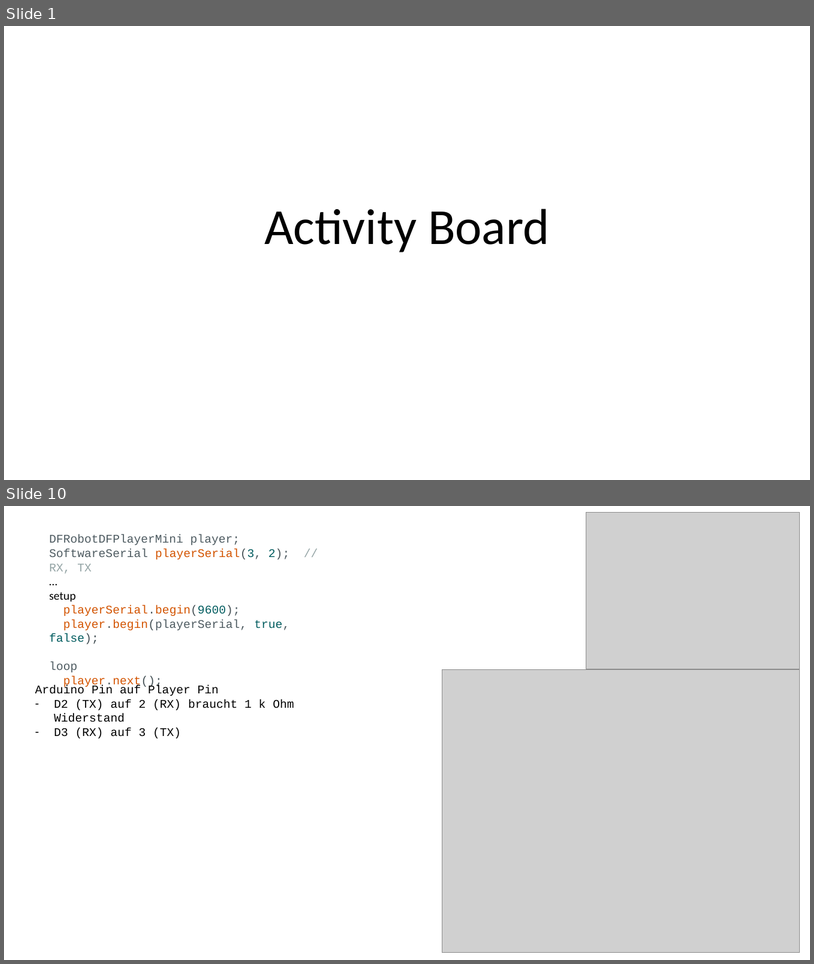
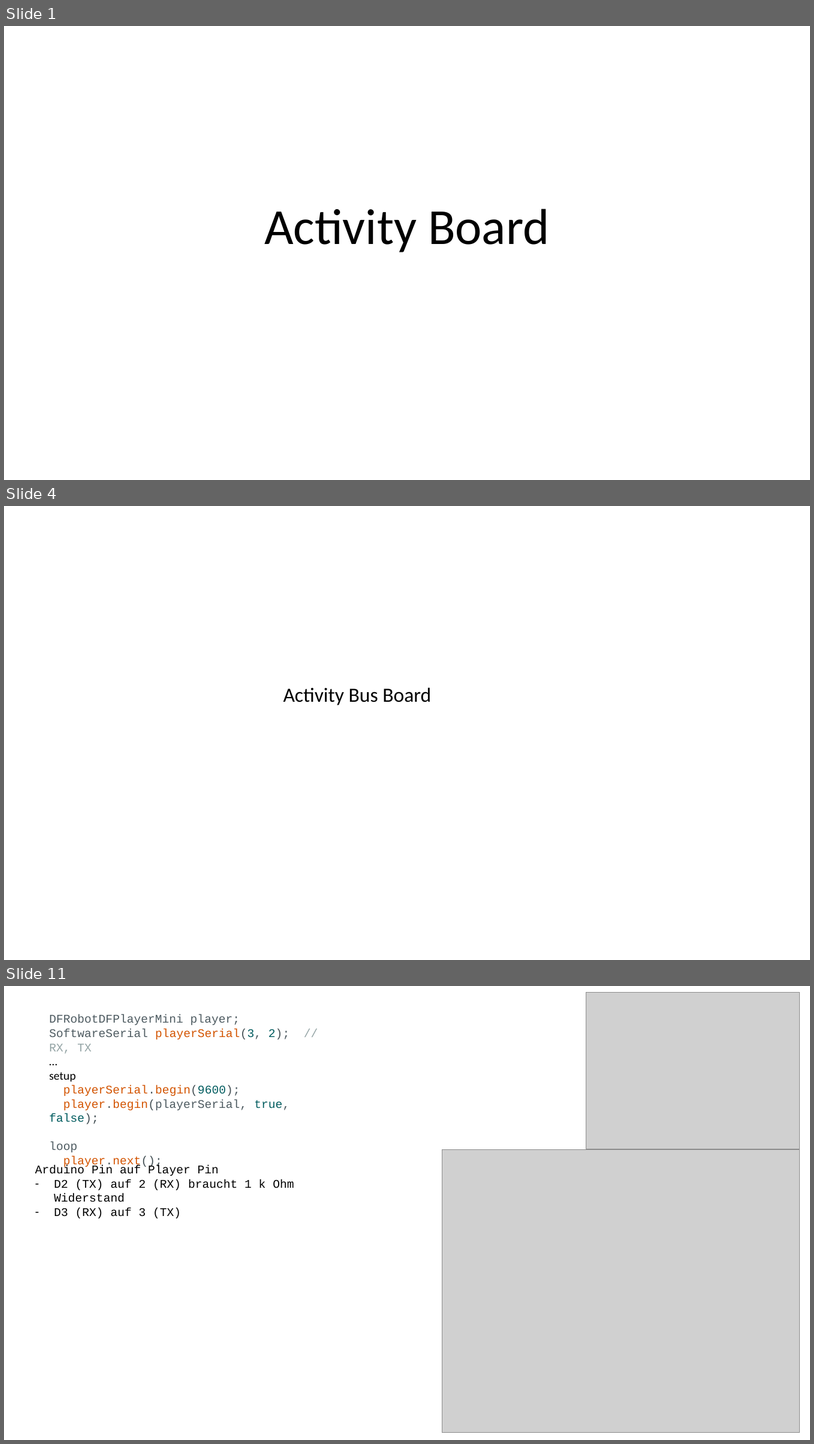
Before and after one commit to jeskes/activityboard, a slide deck: Activityboard.pptx. Shown one above the other, each under a label of ours: slides 1 and 10 before the commit, slides 1, 4 and 11 after it; the slides between them are not shown. The pictures are 814x964 and 814x1444 pixels, drawn with LibreOffice and Linux fonts; fonts in the diff are those of the drawing; grey boxes stand for pictures. Boxes give left, top, right and bottom in pixels: in the first picture for what was removed or moved away, otherwise in the second. Text is boxed around its words. In the diff, an @@ line names an element or a change of style, - is before the commit and + after.

```diff
--- a/Activityboard.pptx
+++ b/Activityboard.pptx
@@ slide 4 added at bbox=[4, 506, 810, 960], background #FFFFFF @@
@@ title added at bbox=[284, 687, 431, 705], 24 pt, text #000000 @@
+Activity Bus Board
@@ what was slide 10 is now slide 11 @@
```
Also in this commit, not shown: 8 slides changed, 9 other slides added, 58 other files.
